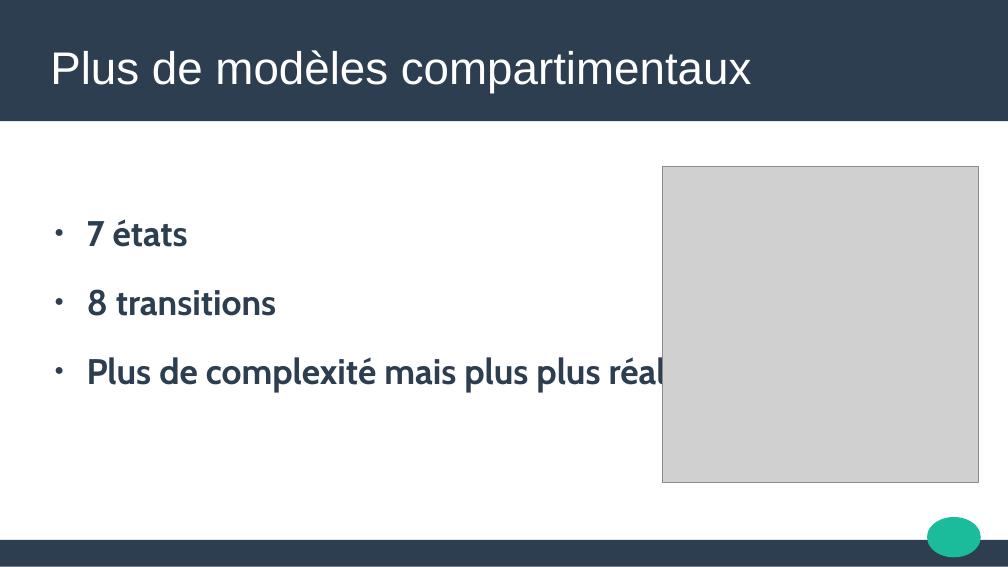
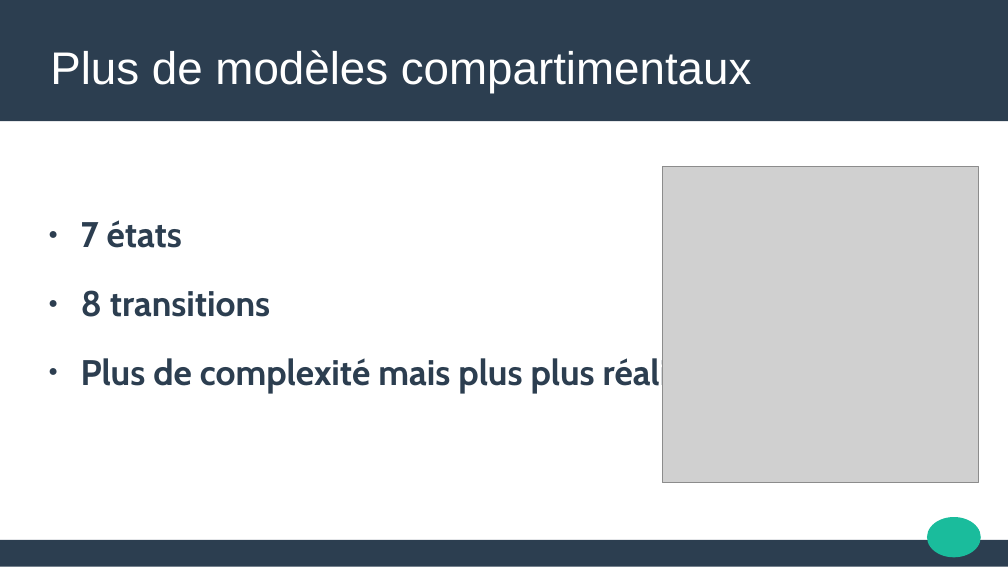
Before and after one commit to abedaton/epidemiology, a slide deck: slide 8 of toRendre/INFO-G1-presentation.pptx. Drawn at 1008x567 pixels with LibreOffice and Linux fonts; fonts in the diff are those of the drawing; grey boxes stand for pictures. Boxes give left, top, right and bottom in pixels: in the first picture for what was removed or moved away, otherwise in the second. Text is boxed around its words. In the diff, an @@ line names an element or a change of style, - is before the commit and + after.

```diff
--- a/toRendre/INFO-G1-presentation.pptx
+++ b/toRendre/INFO-G1-presentation.pptx
@@ subtitle "7 états": place and size @@
-subtitle "7 états" at (87,219,720,392)
+subtitle "7 états" at (81,220,714,393)
```
Also in this commit, not shown: 1 other slide changed, 1 slide added.
